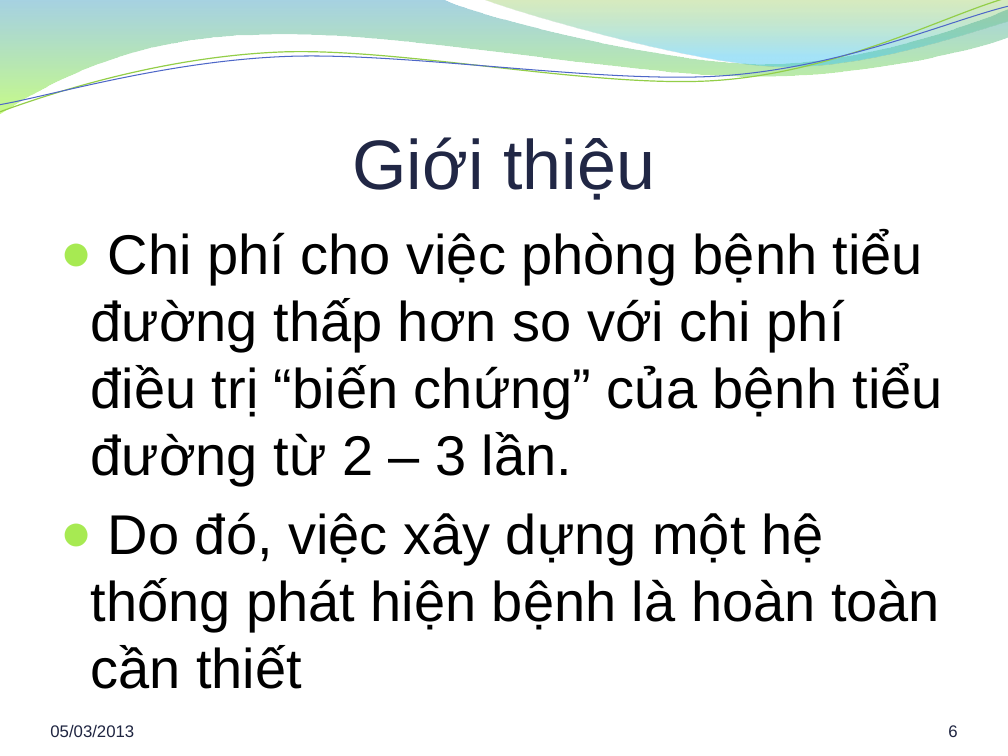
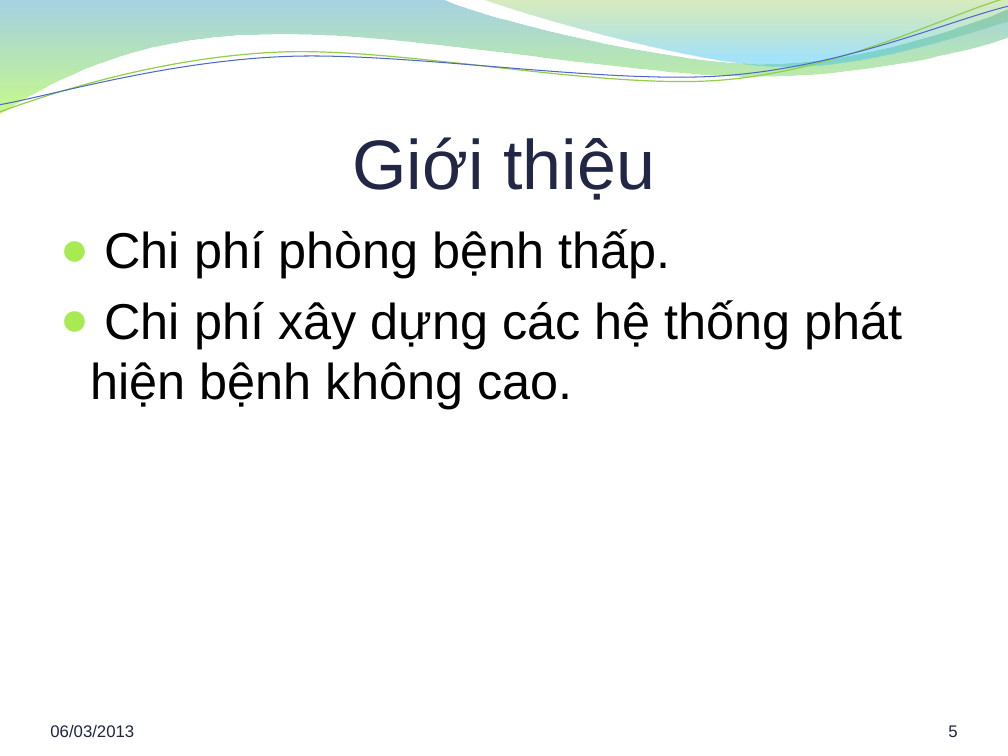
Before and after one commit to hung94it/benhvien, a slide deck: slide 5 of Diabetes/Documents/Report/Bao cao khoa luan.pptx (slide 6 before the commit). Drawn at 1008x756 pixels with LibreOffice and Linux fonts; fonts in the diff are those of the drawing; background and template pictures are left out. Boxes give left, top, right and bottom in pixels: in the first picture for what was removed or moved away, otherwise in the second. Text is boxed around its words. In the diff, an @@ line names an element or a change of style, - is before the commit and + after.

```diff
--- a/Diabetes/Documents/Report/Bao cao khoa luan.pptx
+++ b/Diabetes/Documents/Report/Bao cao khoa luan.pptx
@@ text at bbox=[91, 229, 903, 409]: text changed; size 40 to 36 pt @@
-● Chi phí cho việc phòng bệnh tiểu đường thấp hơn so với chi phí điều trị “biến chứng” của bệnh tiểu đường từ 2 – 3 lần.
-● Do đó, việc xây dựng một hệ thống phát hiện bệnh là hoàn toàn cần thiết
+● Chi phí phòng bệnh thấp.
+● Chi phí xây dựng các hệ thống phát hiện bệnh không cao.
@@ text at bbox=[50, 725, 134, 737]: text changed @@
-05/03/2013
+06/03/2013
@@ page number at bbox=[948, 725, 957, 737]: text changed @@
-6
+5
```
Also in this commit, not shown: 23 other slides changed, 4 slides added, 5 slides removed, 3 other files.
